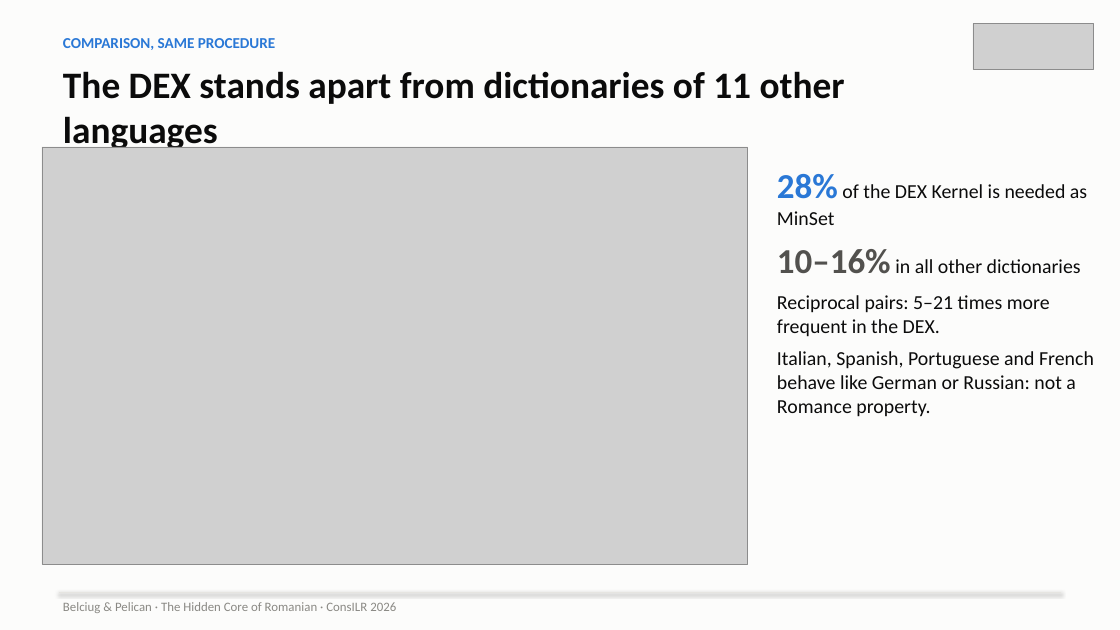
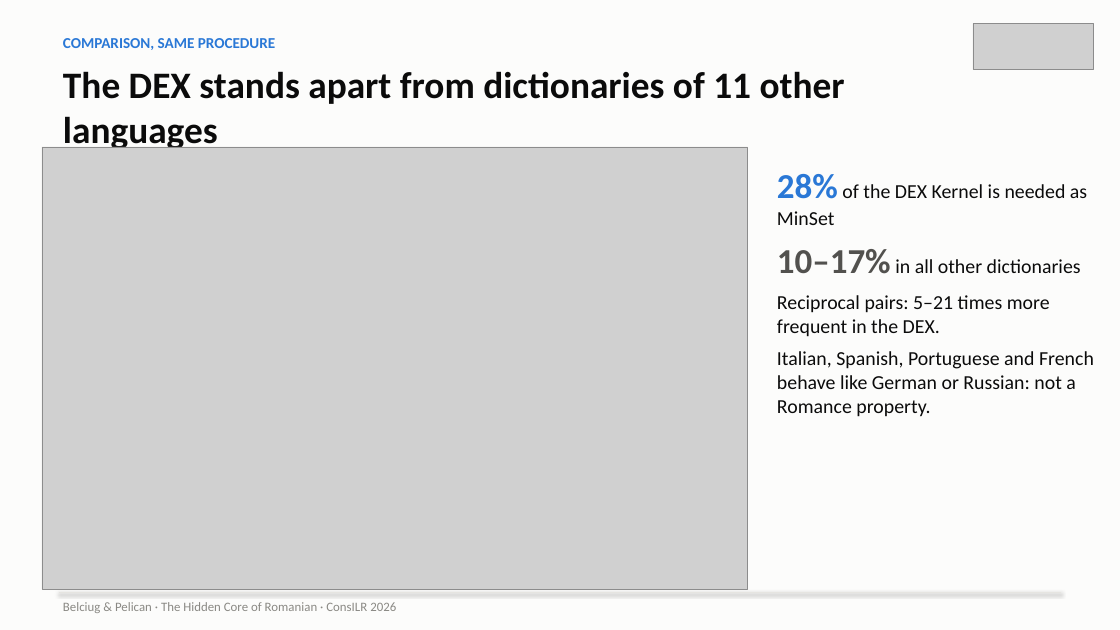
Before and after one commit to ovladon/hidden-core-romanian, a slide deck: slide 7 of slides/HiddenCore_ConsILR2026.pptx. Drawn at 1120x630 pixels with LibreOffice and Linux fonts; fonts in the diff are those of the drawing; grey boxes stand for pictures. Boxes give left, top, right and bottom in pixels: in the first picture for what was removed or moved away, otherwise in the second. Text is boxed around its words. In the diff, an @@ line names an element or a change of style, - is before the commit and + after.

```diff
--- a/slides/HiddenCore_ConsILR2026.pptx
+++ b/slides/HiddenCore_ConsILR2026.pptx
@@ picture: place and size @@
-picture at [42,147,748,565]
+picture at [42,147,748,589]
@@ text at [777,249,1081,274]: text changed @@
-10–16% in all other dictionaries
+10–17% in all other dictionaries
```
Also in this commit, not shown: 26 other files.
